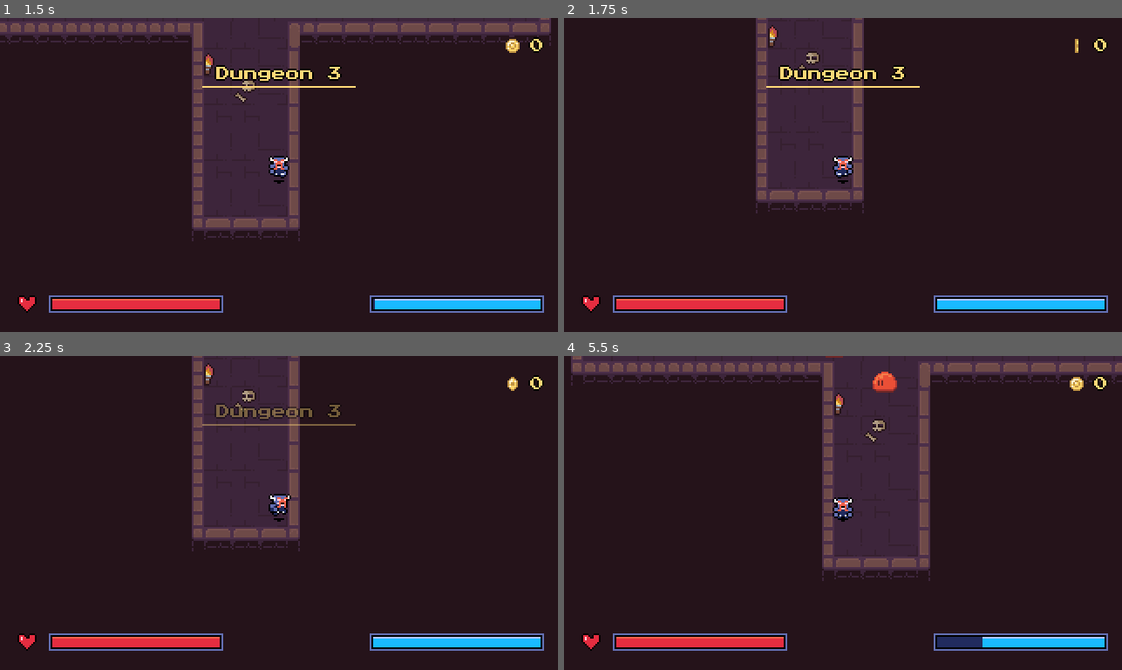
Above: before the commit, frames 1-4 (two rows, left to right).
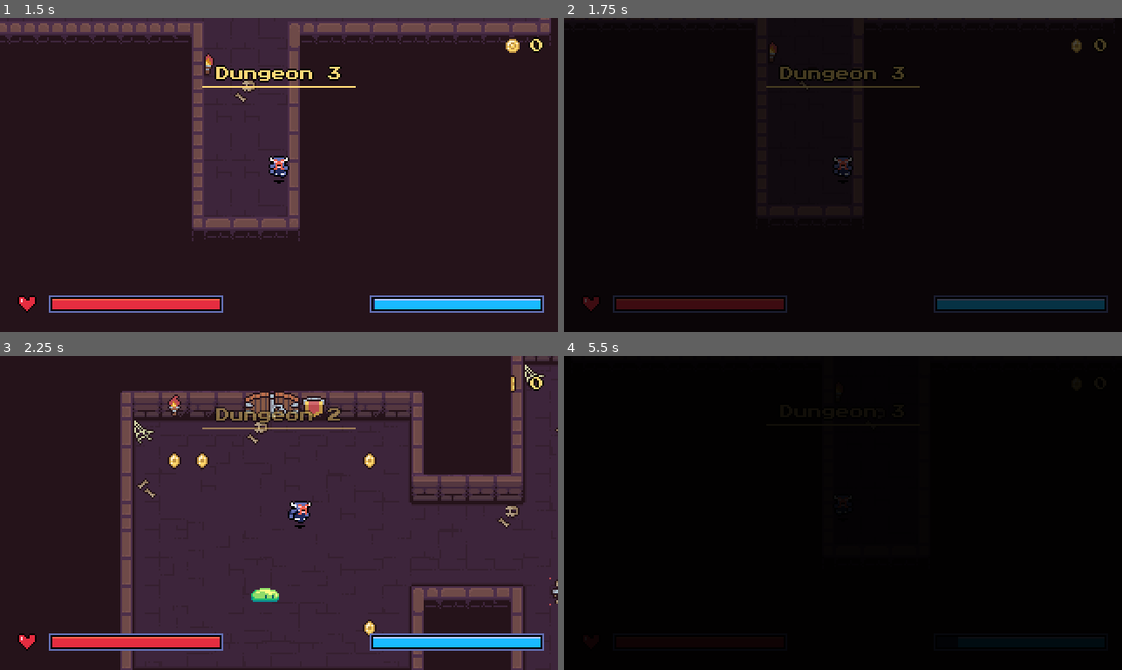
Above: after the commit, the same moments.

Repository: DaEpickid540/haven-2026
Game: Godot game, scene res://Scenes/dungeon_room_3.tscn
The game is run twice, just before and just after one commit, with the same random seed, the same clock (stepped at 60 frames per second) and the same inputs. This scene is started directly instead of the project's main scene.
Inputs (mouse positions are in pixels of both pictures, inside the frame that each line leads up to):
- Up to frame 1 (1.5 s): move the mouse to (401, 159) at 0.52 s; hold Right (right) 0.53-1.28 s; tap F (attack) at 0.6 s; click (401, 159) at 0.67 s; move the mouse to (167, 190) at 1.27 s; hold Down (down) from 1.28 s (still down); tap Shift (dash) at 1.35 s
- Up to frame 2 (1.75 s): keep holding Down (down)
- Up to frame 3 (2.25 s): move the mouse to (334, 443) at 2.02 s; release Down (down) at 2.03 s; hold Right (right) from 2.03 s (still down); hold E (interact) from 2.03 s (still down)
- Up to frame 4 (5.5 s): move the mouse to (815, 575) at 2.77 s; release Right (right) at 2.78 s; release E (interact) at 2.78 s; hold Up (up) 2.78-3.53 s; tap Ctrl at 2.85 s; click (815, 575) at 2.92 s; move the mouse to (1010, 560) at 3.52 s; hold Left (left) 3.53-5.03 s; tap Alt at 3.6 s; move the mouse to (675, 465) at 4.27 s; tap F (attack) at 4.35 s; move the mouse to (870, 513) at 5.02 s; hold Down (down) from 5.03 s (still down); hold Shift (dash) from 5.03 s (still down); click (870, 513) at 5.17 s

Frame 1 is identical in both runs. In frame 2, 96% of the frame differs, in the area x 0-100%, y 0-100%; in frame 3, 51%; in frame 4, 99%.

Commit message:
fix going backwards

Diff:
--- a/Scenes/dungeon_room_2.tscn
+++ b/Scenes/dungeon_room_2.tscn
@@ -29,6 +29,9 @@
 
 [node name="FromRoom1" type="Marker2D" parent="Entries" unique_id=1823434071]
 position = Vector2(504, 712)
+
+[node name="FromRoom3" type="Marker2D" parent="Entries" unique_id=1375096642]
+position = Vector2(140, 232)
 
 [node name="ExitToRoom1" type="Area2D" parent="." unique_id=1937701291]
 position = Vector2(504, 816)
--- a/Scenes/dungeon_room_3.tscn
+++ b/Scenes/dungeon_room_3.tscn
@@ -8,6 +8,7 @@
 [ext_resource type="PackedScene" uid="uid://r5xfe1r04fk" path="res://boss_green.tscn" id="6_vmr8y"]
 [ext_resource type="PackedScene" uid="uid://bn1x13txttkg" path="res://Scenes/skeleton.tscn" id="7_k1shn"]
 [ext_resource type="PackedScene" uid="uid://db0fpjasttonn" path="res://enemy.tscn" id="8_xxwcs"]
+[ext_resource type="Script" uid="uid://ckcacq02vi0wv" path="res://Scripts/room_exit.gd" id="9_exit"]
 
 [sub_resource type="TileSetAtlasSource" id="TileSetAtlasSource_6uqcd"]
 texture = ExtResource("1_hlq5x")
@@ -246,6 +247,9 @@
 [sub_resource type="TileSet" id="TileSet_gyc6d"]
 sources/0 = SubResource("TileSetAtlasSource_23la8")
 
+[sub_resource type="RectangleShape2D" id="Shape_ExitToRoom2"]
+size = Vector2(48, 12)
+
 [node name="DungeonRoom3" type="Node2D" unique_id=189765543]
 position = Vector2(-2, 2)
 metadata/_edit_vertical_guides_ = [-840.0]
@@ -258,6 +262,17 @@
 tile_map_data = PackedByteArray("AAAMAAQAAAAHAAcAAAAIAAgAAAAHAAcAAAALAAIAAAAHAAcAAAAEAAEAAAAHAAcAAAATAP//AAAHAAcAAAAbAP …(784 unchanged characters)…
 tile_set = SubResource("TileSet_gyc6d")
 
+[node name="ExitToRoom2" type="Area2D" parent="." unique_id=1482230917]
+position = Vector2(136, 202)
+collision_layer = 0
+collision_mask = 3
+script = ExtResource("9_exit")
+target_scene = "res://Scenes/dungeon_room_2.tscn"
+target_entry = "FromRoom3"
+
+[node name="CollisionShape2D" type="CollisionShape2D" parent="ExitToRoom2" unique_id=911604528]
+shape = SubResource("Shape_ExitToRoom2")
+
 [node name="Player" parent="." unique_id=222476482 instance=ExtResource("2_6uqcd")]
 position = Vector2(138, 162)
 
